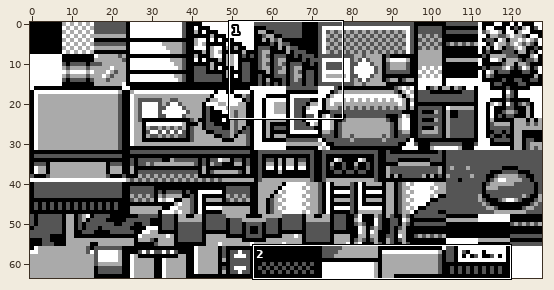
One commit to this sprite sheet: gfx/tilesets/facility.png. Above, an overview of the earlier version with the close-up marked.
Close-up. Old version:
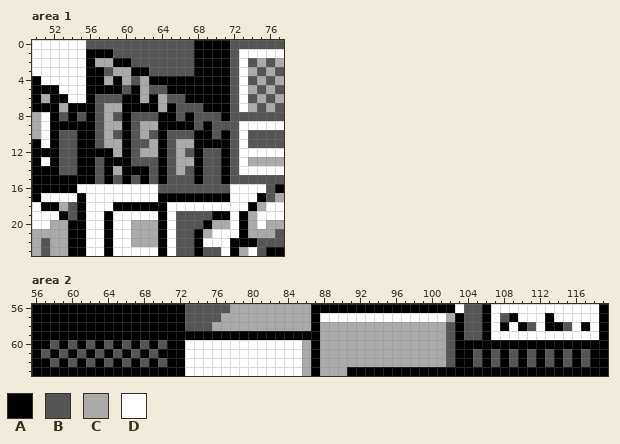
The file is 128x64 pixels. Shown: area 1: x 50..77, y 0..23; area 2: x 56..119, y 56..63.
Palette (. is transparent): A #000000  B #555555  C #aaaaaa  D #ffffff
Pixels before, area 1, first column x 50:
 0 DDDDDDBBBBBBBBBBBBAAAABBBBBB
 1 DDDDDDAAABBBBBBBBBAAAABDDDDD
 2 DDDDDDACCAABBBBBBBAAAABDBCBC
 3 DDDDDDAABCCAABBBBBAAAABDCBCB
 4 ADDDDDAACACBCAAAAAAAAABDBCBC
 5 AAADDDAAAABACBBAAAAAAABDCBCB
 6 ACAADDABBBAACACBBAAAAABDBCBC
 7 AAACAAABCCAAAACABBBAAABDCBCB
 8 CDABABABCBABBBAABABBBABBBBBB
 9 CDAAAAABCCABCCAAAABABBBDDDDD
10 CDABBAABCBABCBABBBAABABDBBBB
11 ADABBAABCCABBCABCCAAAABDBBBB
12 AAABBAAAACABCCABCBABBABDDDDD
13 ADABBAABAAABBBABCCABBABDCCCC
14 AAABBAABACAAABABCBABBABDDDDD
15 AAAAAAABABABABABBBABBABBBBBB
16 AAAAADDDDDDDDDBBBBBBBBDDDDBA
17 ADDDDADDDDDDDDAAAAAAAADDDABC
18 DAACBADDDAAAAAADDDDDDDDDACDD
19 DDDABADDADDDDDADBBBBAADACDDD
20 DDCCAADDADDCCCADBBBACCDACDCC
21 CCCCAADDADDCCCADBBACDDDACCCB
22 CBCCAADDADDCCCADBBADDDAAABBB
23 CBCCAADDADDDDDADBBABBDACDBAA
Pixels before, area 2, first column x 56:
56 AAAAAAAAAAAAAAAAABBBBBCCCCCCCCCAAAAAAAAAAAAAAAADBBADDDDDDDDDDDDA
57 AAAAAAAAAAAAAAAAABBBBCCCCCCCCCCADDDDDDDDDDDDDDCABBADBADDDADDDDDA
58 AAAAAAAAAAAAAAAAABBBCCCCCCCCCCCACCCCCCCCCCCCCCBABBADADABDAABDADA
59 AAAAAAAAAAAAAAAAAAAAAAAAAAAAAAAACCCCCCCCCCCCCCBABBADDDDDDDDDDDDA
60 AABABABABABABABAADDDDDDDDDDDDDCACCCCCCCCCCCCCCBAAAAAAAAAAAAAAAAA
61 ABABABABABABABAAADDDDDDDDDDDDDCACCCCCCCCCCCCCCBAABABABABABABABAA
62 AABABABABABABABAADDDDDDDDDDDDDCACCCCCCCCCCCCCCBAABABABABABABABAA
63 AAAAAAAAAAAAAAAAADDDDDDDDDDDDDCACCCAAAAAAAAAAAAAAAAAAAAAAAAAAAAA
New version:
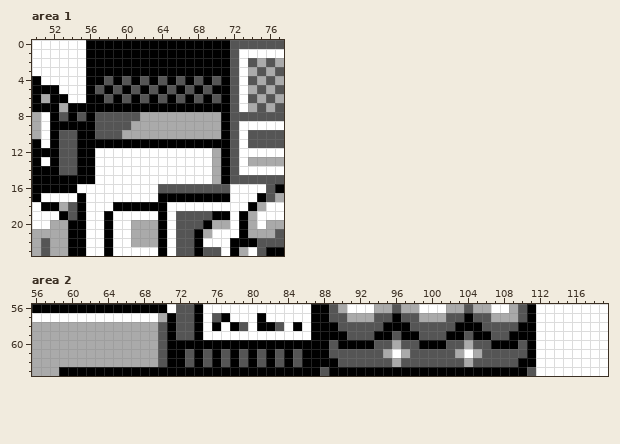
From old to new:
Changed rows in their new state; - is an unchanged pixel.
Area 1:
first column x 56:
 0 AAAAAAAAAAAA----
 1 ---AAAAAAAAA----
 2 -AA--AAAAAAA----
 3 --AAA--AAAAA----
 4 --B-BAB-B-B-B-B-
 5 -B-BABA-AB-B-B--
 6 -A-AB-B-BA--B-B-
 7 -AAA----A-AAA---
 8 --B-B-CCCCCCCCC-
 9 --BBBC--CCCCCCCA
10 --B-CC-CCCCCCCC-
11 -AAA-AAA-AAA----
12 -DDDDDDDDDDDDDC-
13 -DDDDDDDDDDDDDC-
14 -DDDDDDDDDDDDDC-
15 -DDDDDDDDDDDDDC-
Area 2:
first column x 56:
56 ---------------DB-ADDDDDDDDDDDD--BCDDDCCBCCDDDCC-CC--CBA-------D
57 DDDDDDDDDDDDDDC-B-AD-ADDDADDDDD-ABBCCCBBABBCCCBBA-BCCCBA-D-----D
58 CCCCCCCCCCCCCCB-B-ADADABDAABDAD-AABBBBBAAABBBB--AABBBB-A-DDD-D-D
59 CCCCCCCCCCCCCCB-BB-DDDDDDDDDDDD-AAABBBAABAABBBA--A-BBAAA-------D
60 CCCCCCCCCCCCCC---AAAAAAAAAAAAAA-ABAAAABB-BBAAA-BCBB---B-DDDDDDDD
61 CCCCCCCCCCCCCCB--BABABABABABABA-ABBBBBB-D-BBBB-CDCB-B-BADDDDDDDD
62 CCCCCCCCCCCCCC---BABABABABABABA-AABBBBBB-BBBBB-BC-B-B--ADDDDDDDD
63 CCC--------------AAAAAAAAAAAAAA-BAA--------------------BDDDDDDDD
